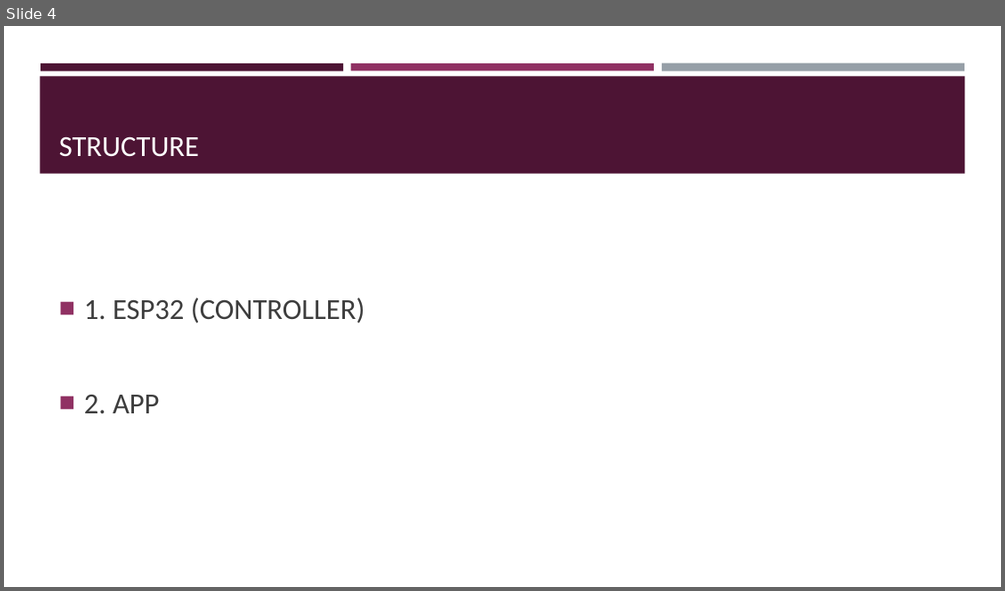
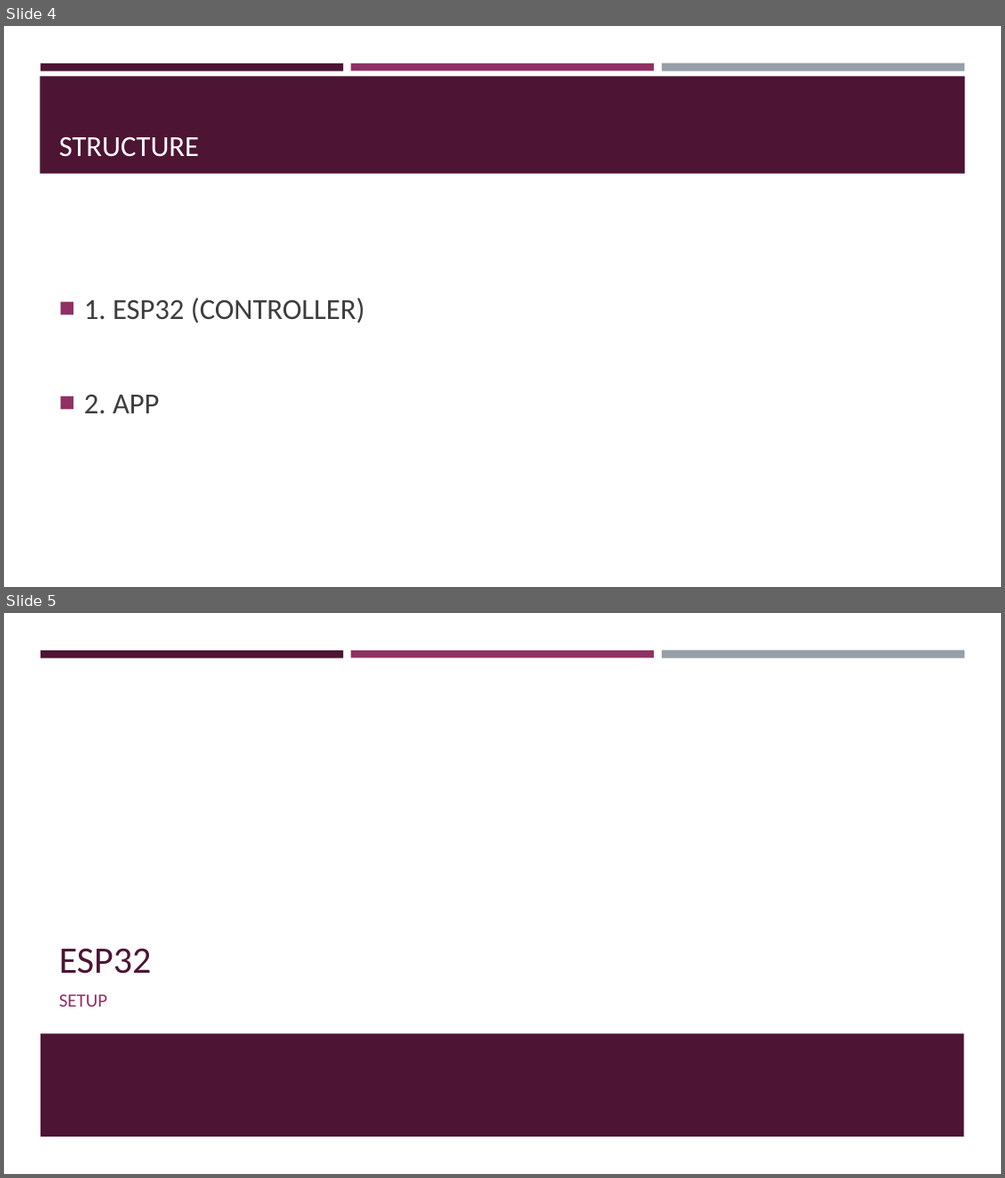
Before and after one commit to Ghost0396/iot, a slide deck: project/project.pptm. Shown one above the other, each under a label of ours: slide 4 before the commit, slides 4 and 5 after it. The pictures are 1005x591 and 1005x1178 pixels, drawn with LibreOffice and Linux fonts; fonts in the diff are those of the drawing. Boxes give left, top, right and bottom in pixels: in the first picture for what was removed or moved away, otherwise in the second. Text is boxed around its words. In the diff, an @@ line names an element or a change of style, - is before the commit and + after.

```diff
--- a/project/project.pptm
+++ b/project/project.pptm
@@ slide 5 added at bbox=[4, 613, 1001, 1174], background #FFFFFF; not listed: 3 template elements that a slide beside it also shows @@
@@ title added at bbox=[59, 948, 152, 973], 36 pt, text #4D1434 @@
+ESP32
@@ text added at bbox=[59, 994, 107, 1006], 18 pt, text #903163 @@
+SETUP
@@ rectangle added at bbox=[40, 1033, 964, 1136], fill #4D1434 @@
```
Also in this commit, not shown: 11 other slides added, 6 other files.
